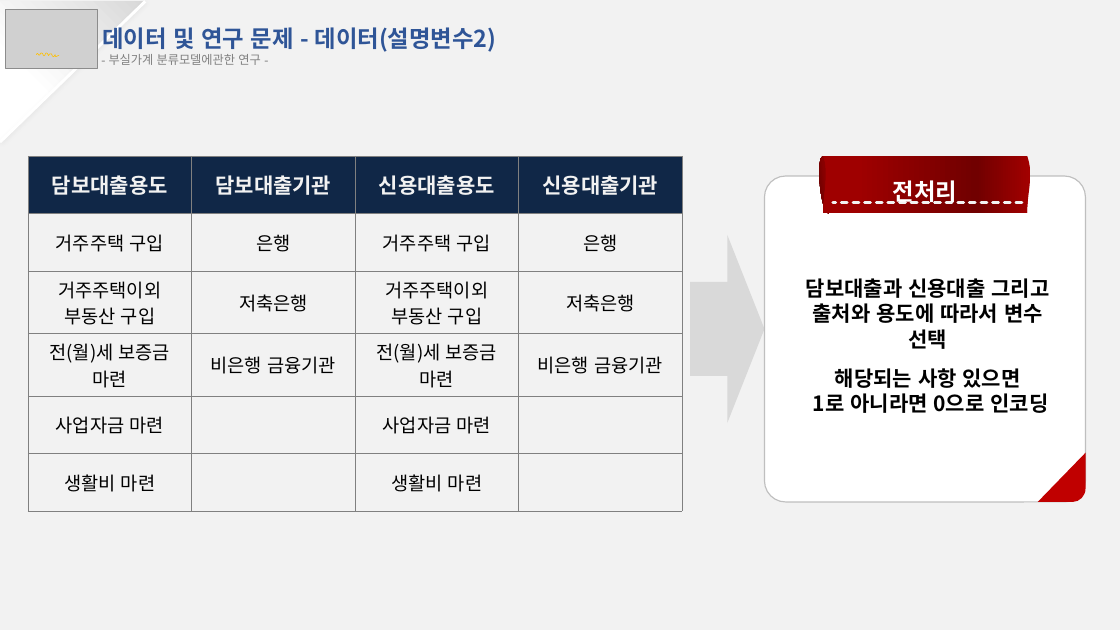
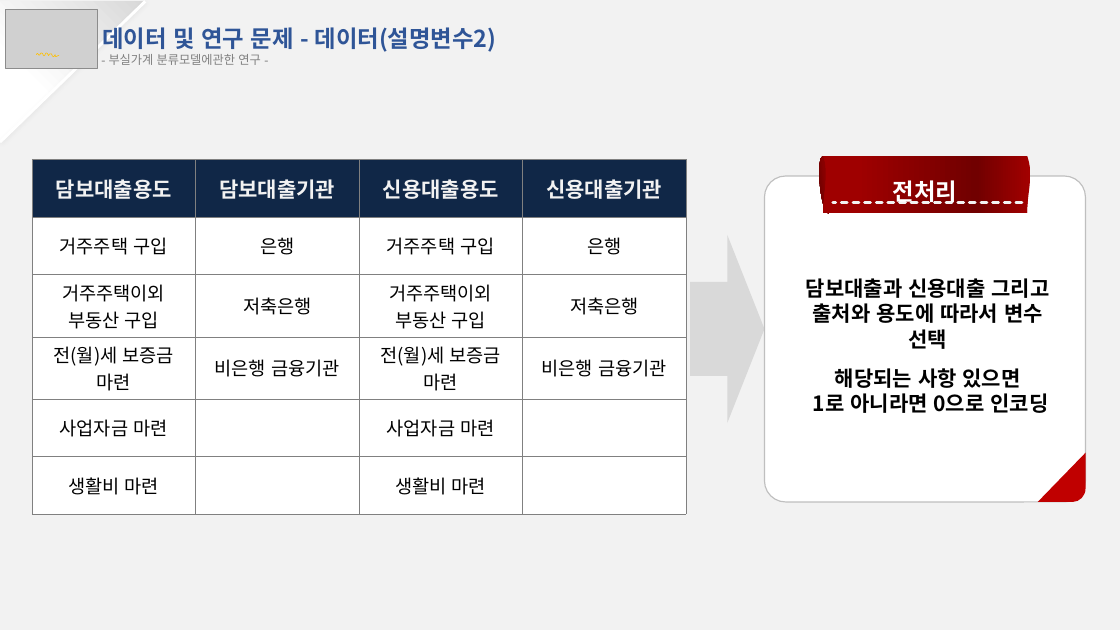
Before and after one commit to dudungE/Competition, a slide deck: slide 6 of ppt/부실가계분류모델에 관한 연구_최종.pptx. Drawn at 1120x630 pixels with LibreOffice and Linux fonts; fonts in the diff are those of the drawing; grey boxes stand for pictures. Boxes give left, top, right and bottom in pixels: in the first picture for what was removed or moved away, otherwise in the second. Text is boxed around its words. In the diff, an @@ line names an element or a change of style, - is before the commit and + after.

```diff
--- a/ppt/부실가계분류모델에 관한 연구_최종.pptx
+++ b/ppt/부실가계분류모델에 관한 연구_최종.pptx
@@ table at (32,159,687,505) @@
@@ fill none to #FFFFFF in 16 cells @@
@@ table: place and size @@
-table at (28,156,683,502)
+table at (32,159,687,505)
```
Also in this commit, not shown: 1 other slide changed.
